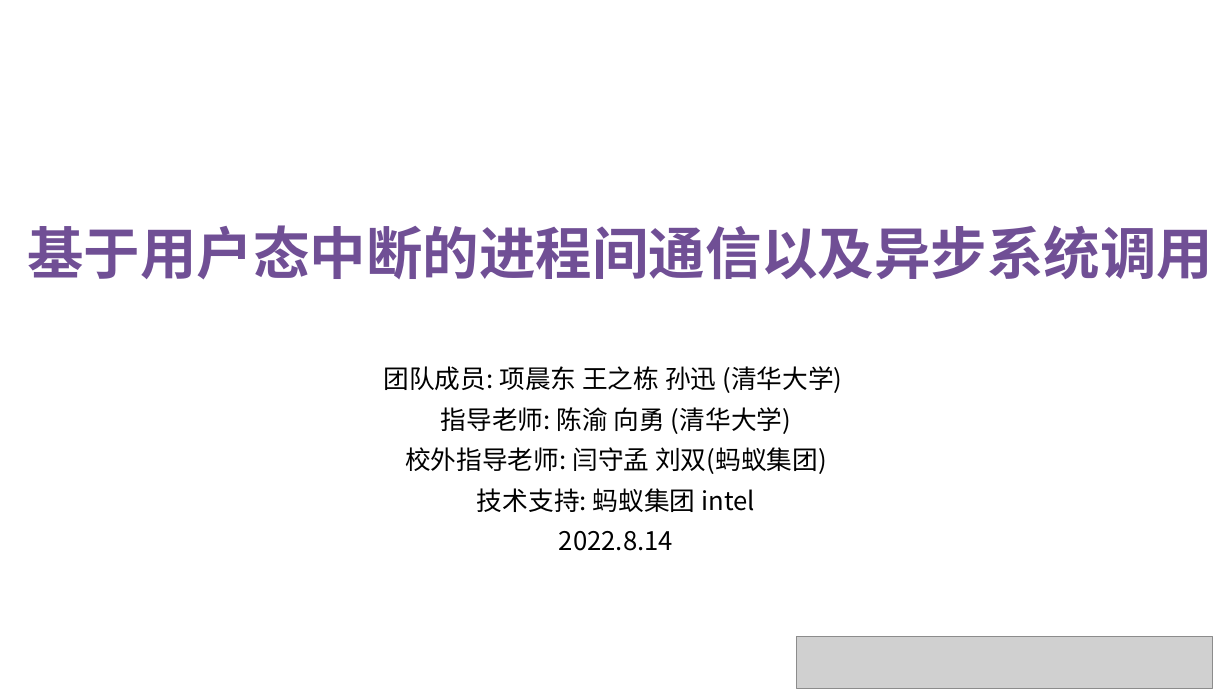
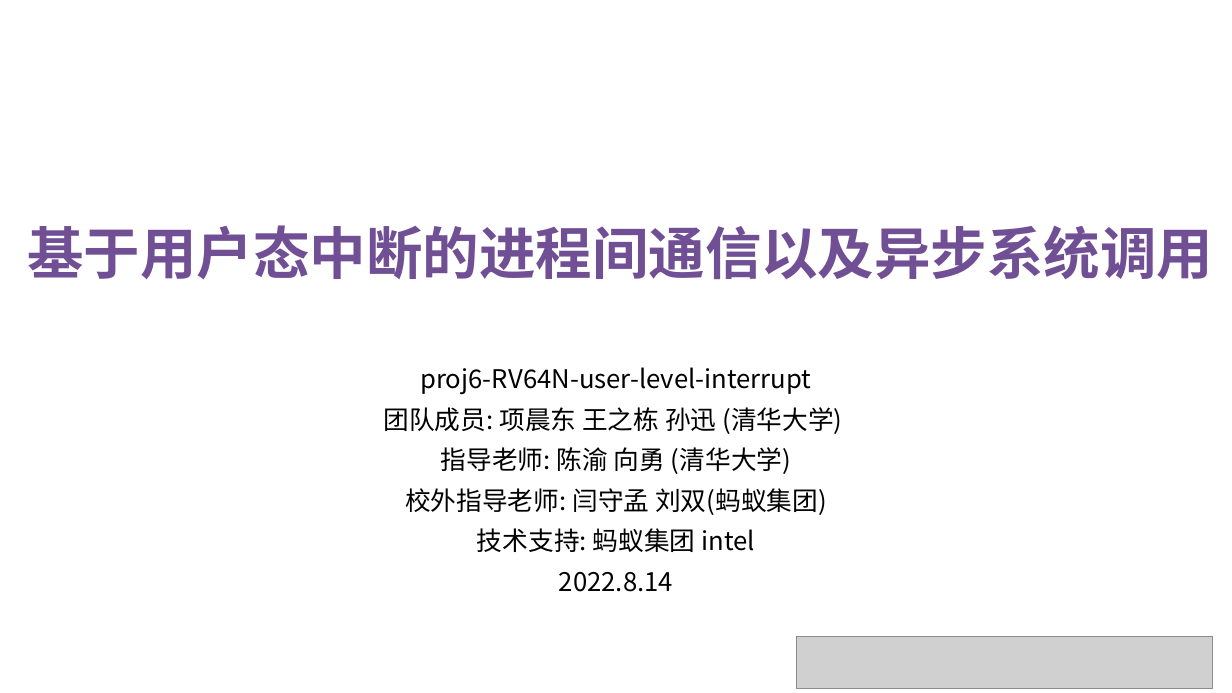
Before and after one commit to OS-F-4/usr-intr, a slide deck: slide 1 of 技术交流报告.pptx. Drawn at 1232x693 pixels with LibreOffice and Linux fonts; fonts in the diff are those of the drawing; grey boxes stand for pictures. Boxes give left, top, right and bottom in pixels: in the first picture for what was removed or moved away, otherwise in the second. Text is boxed around its words. In the diff, an @@ line names an element or a change of style, - is before the commit and + after.

```diff
--- a/技术交流报告.pptx
+++ b/技术交流报告.pptx
@@ text at (420,367,811,395): paragraph added @@
+proj6-RV64N-user-level-interrupt
```
Also in this commit, not shown: 5 other files.
